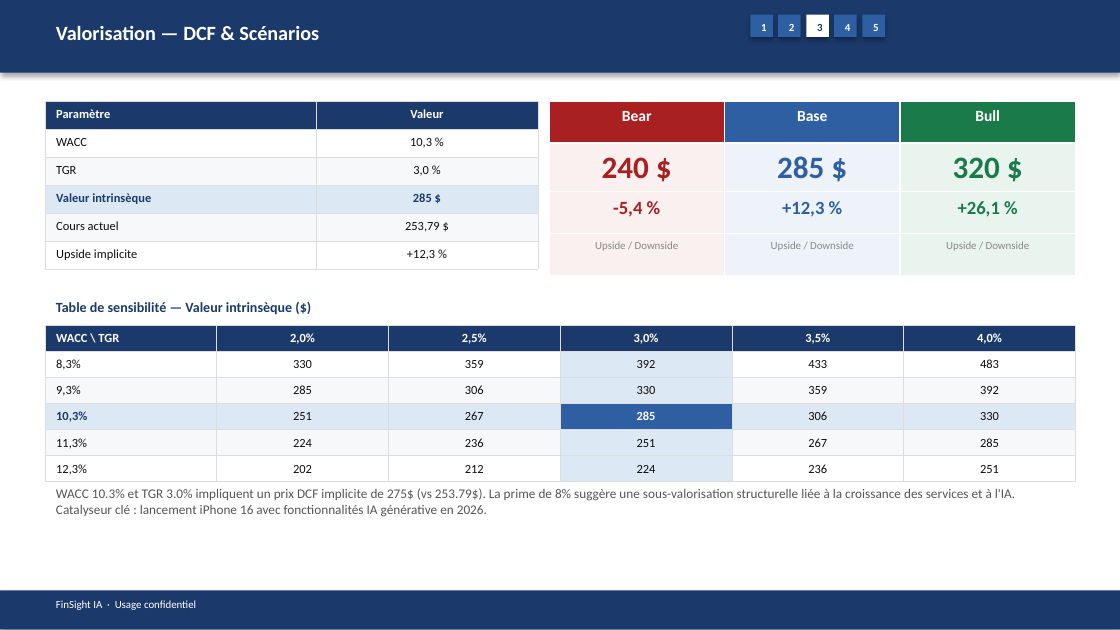
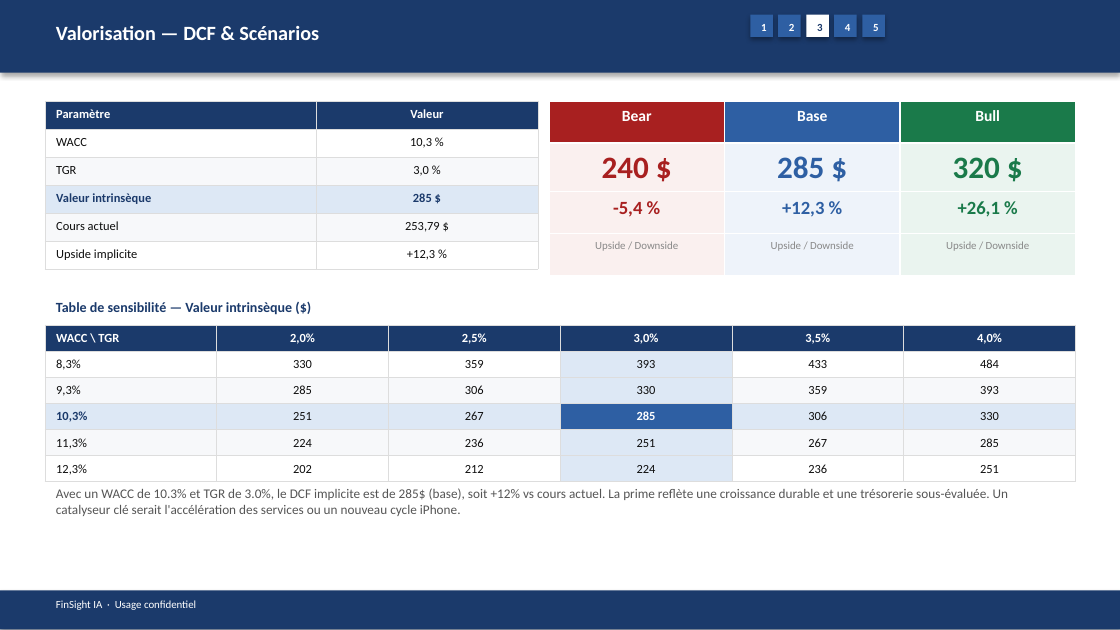
Before and after one commit to baptistejeh07-art/finsight-ia, a slide deck: slide 12 of preview/AAPL/AAPL_pitchbook.pptx. Drawn at 1120x630 pixels with LibreOffice and Linux fonts; fonts in the diff are those of the drawing. Boxes give left, top, right and bottom in pixels: in the first picture for what was removed or moved away, otherwise in the second. Text is boxed around its words. In the diff, an @@ line names an element or a change of style, - is before the commit and + after.

```diff
--- a/preview/AAPL/AAPL_pitchbook.pptx
+++ b/preview/AAPL/AAPL_pitchbook.pptx
@@ table at (x1=45, y1=325, x2=1073, y2=478) @@
-row 2, column 4: 392
+row 2, column 4: 393
-row 2, column 6: 483
+row 2, column 6: 484
-row 3, column 6: 392
+row 3, column 6: 393
@@ text at (x1=56, y1=488, x2=1008, y2=516): text changed @@
-WACC 10.3% et TGR 3.0% impliquent un prix DCF implicite de 275$ (vs 253.79$). La prime de 8% suggère une sous-valorisation structurelle liée à la croissance des services et à l'IA. Catalyseur clé : lancement iPhone 16 avec fonctionnalités IA générative en 2026.
+Avec un WACC de 10.3% et TGR de 3.0%, le DCF implicite est de 285$ (base), soit +12% vs cours actuel. La prime reflète une croissance durable et une trésorerie sous-évaluée. Un catalyseur clé serait l'accélération des services ou un nouveau cycle iPhone.
```
Also in this commit, not shown: 12 other slides changed, 4 other files.
